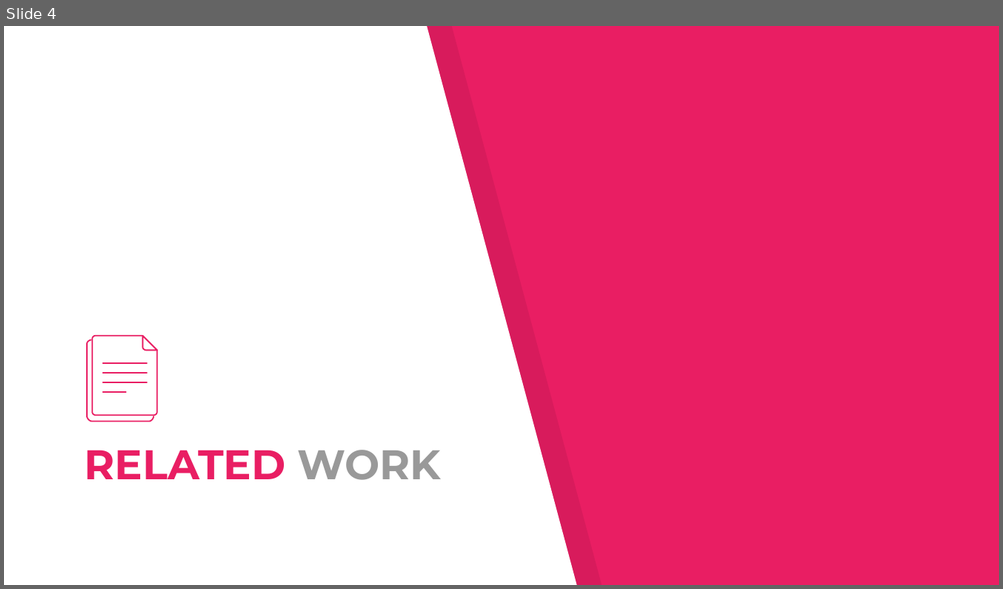
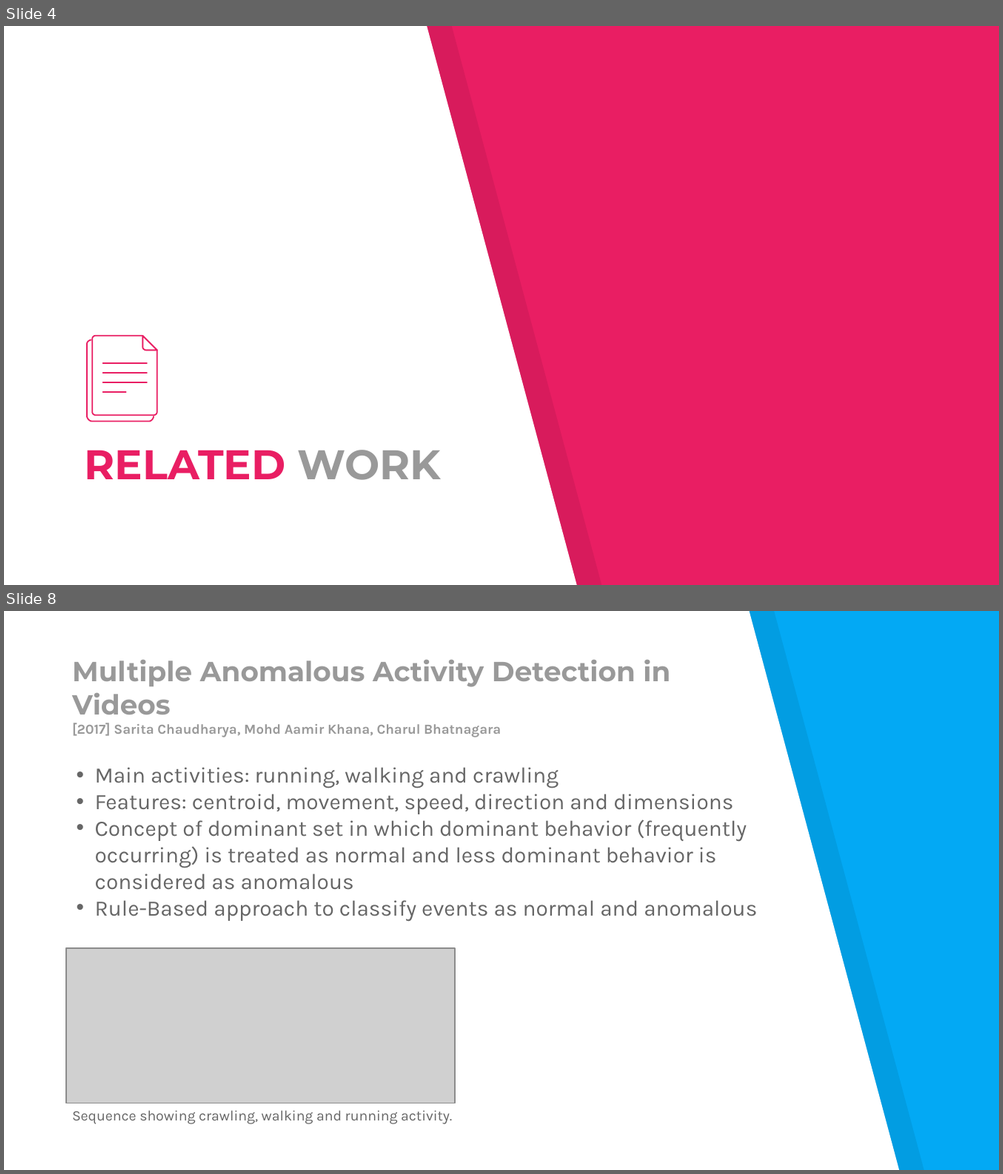
Before and after one commit to Faallen/VGIS8, a slide deck: Report/Computer Vision seminar presentation.pptx. Shown one above the other, each under a label of ours: slide 4 before the commit, slides 4 and 8 after it; the slides between them are not shown. The pictures are 1003x589 and 1003x1174 pixels, drawn with LibreOffice and Linux fonts; fonts in the diff are those of the drawing; grey boxes stand for pictures. Boxes give left, top, right and bottom in pixels: in the first picture for what was removed or moved away, otherwise in the second. Text is boxed around its words. In the diff, an @@ line names an element or a change of style, - is before the commit and + after.

```diff
--- a/Report/Computer Vision seminar presentation.pptx
+++ b/Report/Computer Vision seminar presentation.pptx
@@ slide 8 added at box(4, 611, 999, 1170), background #03A9F4 @@
@@ freeform shape added at box(4, 611, 899, 1170), fill #FFFFFF @@
@@ freeform shape added at box(29, 611, 924, 1170), fill #000000 at 7% opacity @@
@@ text added at box(72, 660, 670, 738), 10 pt, text #999999, bold @@
+Multiple Anomalous Activity Detection in Videos
+[2017] Sarita Chaudharya, Mohd Aamir Khana, Charul Bhatnagara
@@ text added at box(95, 767, 757, 921), 16 pt, text #666666 @@
+• Main activities: running, walking and crawling
+• Features: centroid, movement, speed, direction and dimensions
+• Concept of dominant set in which dominant behavior (frequently occurring) is treated as normal and less dominant behavior is considered as anomalous
+• Rule-Based approach to classify events as normal and anomalous
@@ picture added at box(67, 948, 455, 1103) @@
@@ text added at box(72, 1111, 452, 1125), 10.5 pt, text #666666 @@
+Sequence showing crawling, walking and running activity.
```
Also in this commit, not shown: 6 slides changed.
